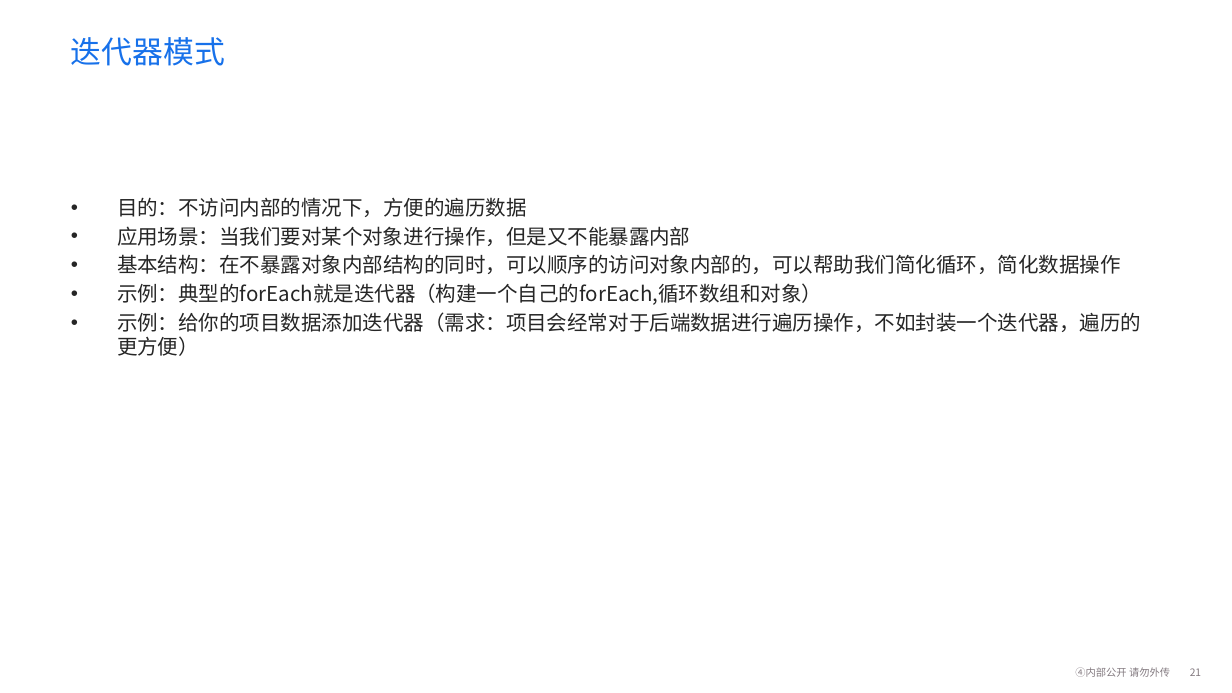
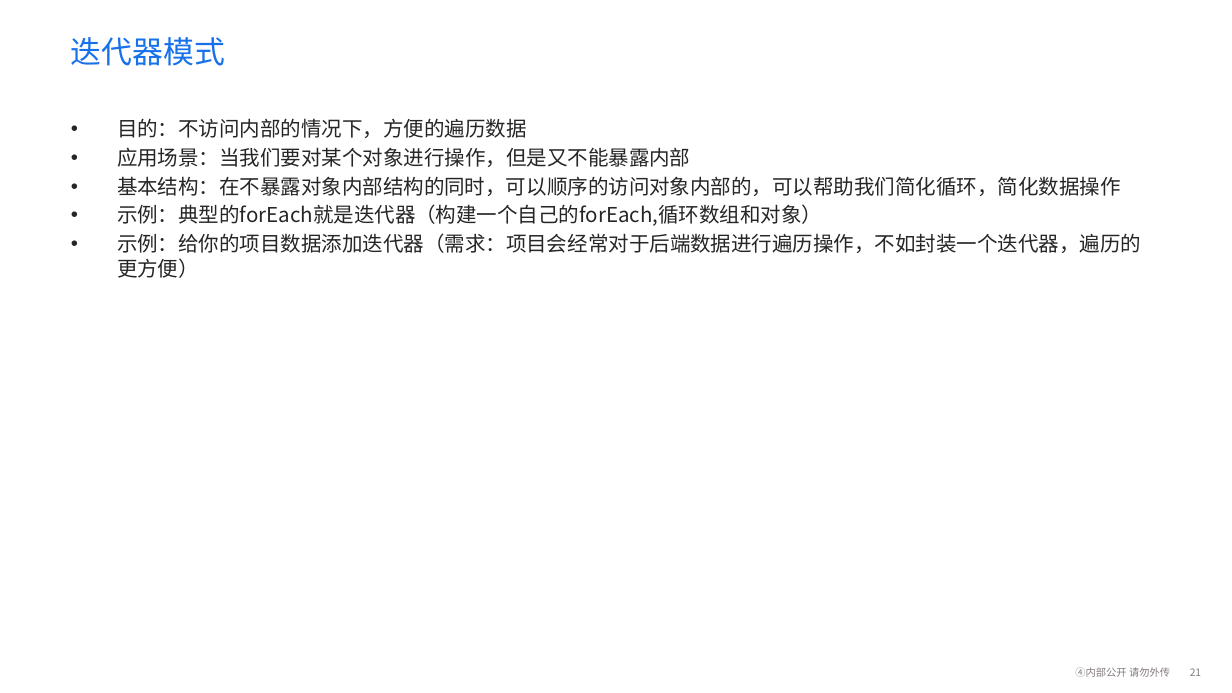
Before and after one commit to fionaVg1/wangyiyunketang, a slide deck: slide 21 of 分享/设计模式/前端之设计模式.pptx. Drawn at 1232x693 pixels with LibreOffice and Linux fonts; fonts in the diff are those of the drawing; background and template pictures are left out. Boxes give left, top, right and bottom in pixels: in the first picture for what was removed or moved away, otherwise in the second. Text is boxed around its words. In the diff, an @@ line names an element or a change of style, - is before the commit and + after.

```diff
--- a/分享/设计模式/前端之设计模式.pptx
+++ b/分享/设计模式/前端之设计模式.pptx
@@ text "目的：不访问内部的情况下，方便的遍历数据": place and size @@
-text "目的：不访问内部的情况下，方便的遍历数据" at bbox=[117, 197, 1141, 356]
+text "目的：不访问内部的情况下，方便的遍历数据" at bbox=[117, 118, 1141, 278]
```
Also in this commit, not shown: 5 other slides changed, 6 slides added, 2 slides removed, 11 other files.
